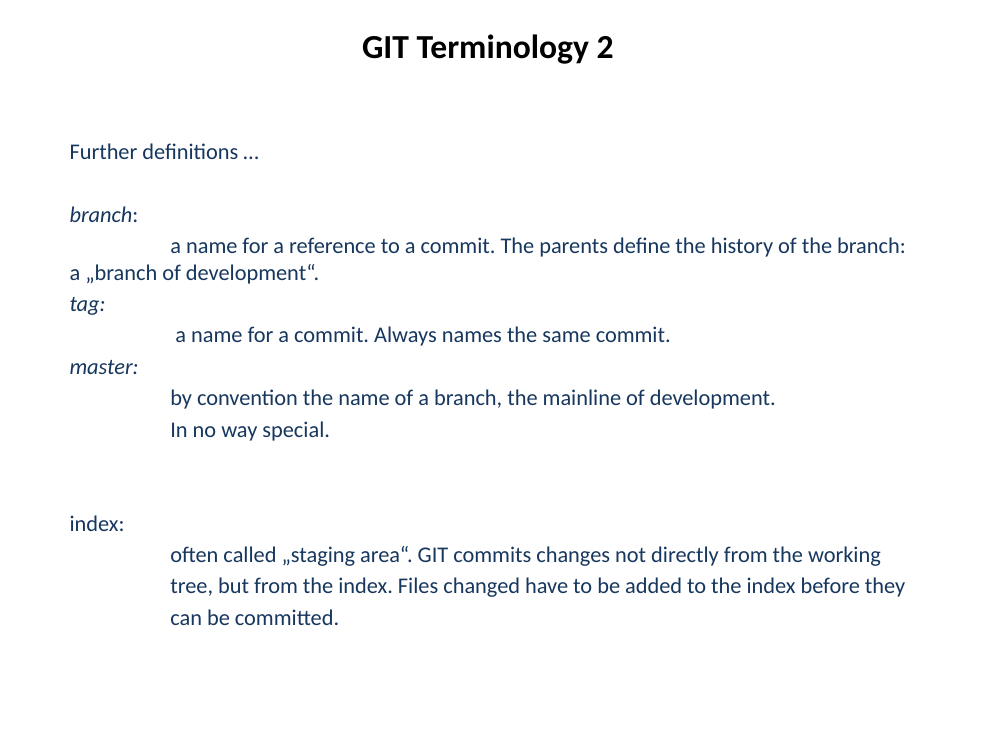
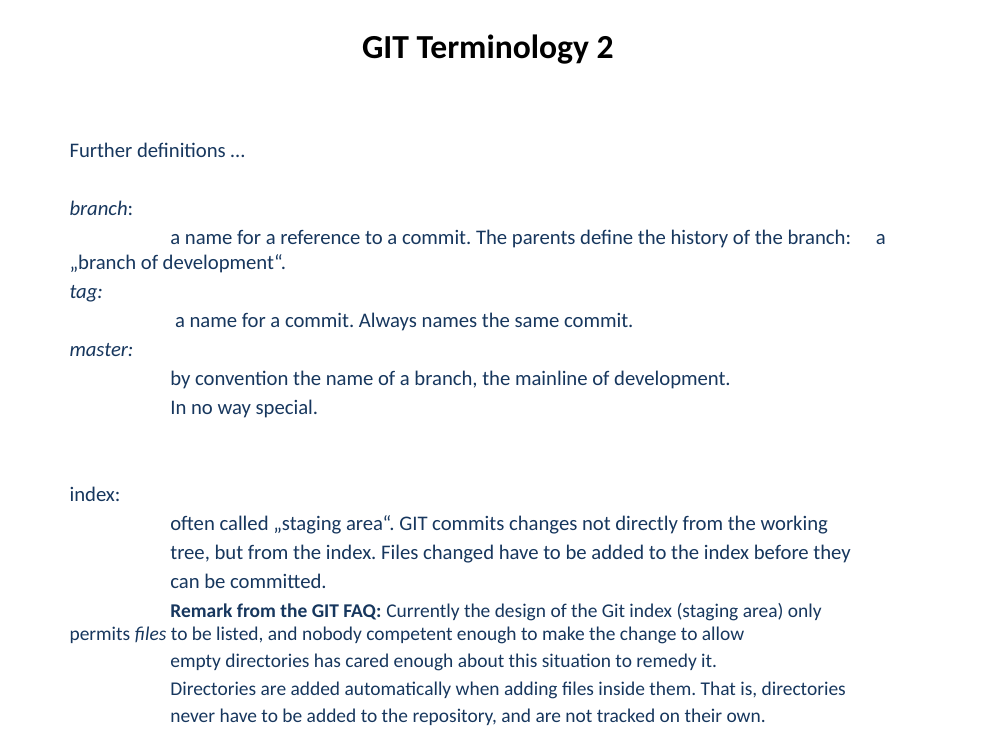
Before and after one commit to hanbei/git_tutorial, a slide deck: slide 17 of architektur.pptx. Drawn at 1008x756 pixels with LibreOffice and Linux fonts; fonts in the diff are those of the drawing. Boxes give left, top, right and bottom in pixels: in the first picture for what was removed or moved away, otherwise in the second. Text is boxed around its words. In the diff, an @@ line names an element or a change of style, - is before the commit and + after.

```diff
--- a/architektur.pptx
+++ b/architektur.pptx
@@ subtitle at (70,142,852,588): size 16 to 14.8 pt in "Further definitions …", "branch:", "a name for a reference to a ...", "tag:" and 8 more places @@
@@ subtitle at (70,603,846,725): paragraphs added @@
+Remark from the GIT FAQ: Currently the design of the Git index (staging area) only permits files to be listed, and nobody competent enough to make the change to allow
+empty directories has cared enough about this situation to remedy it.
+Directories are added automatically when adding files inside them. That is, directories
+never have to be added to the repository, and are not tracked on their own.
```
Also in this commit, not shown: 8 other slides changed, 7 slides removed.
